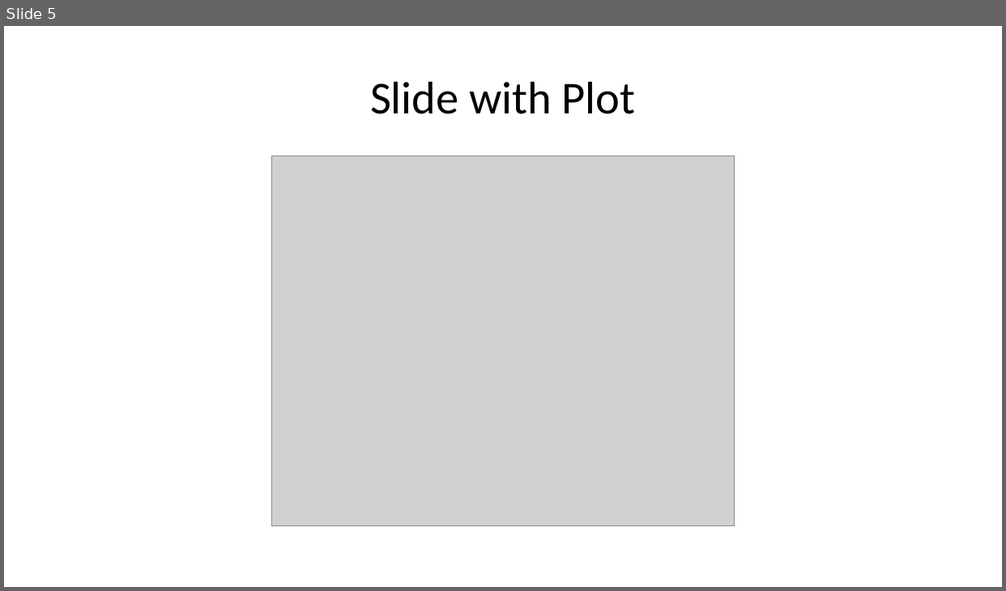
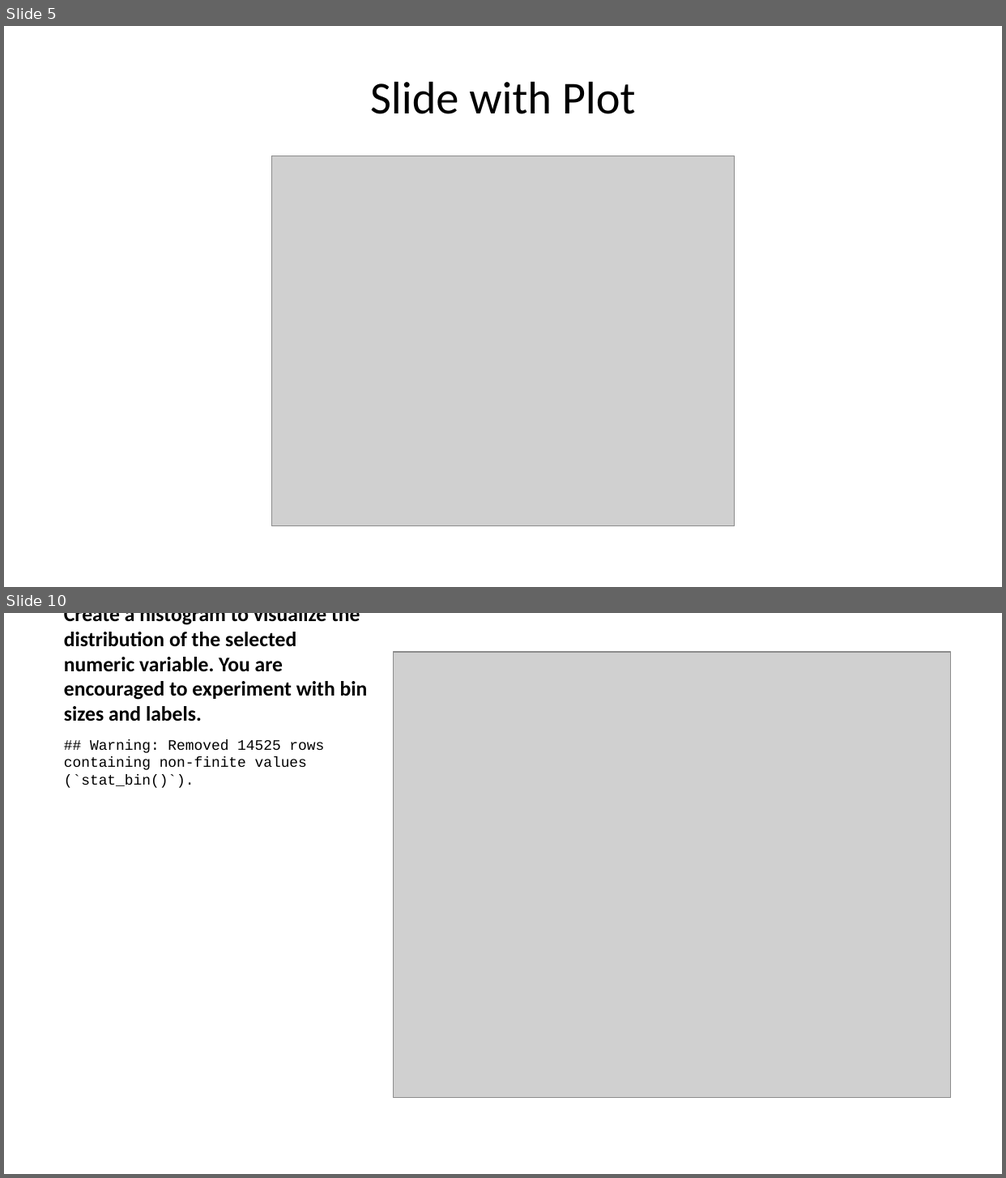
Before and after one commit to KevinDLopez/CECS450-Project1, a slide deck: Project_code.pptx. Shown one above the other, each under a label of ours: slide 5 before the commit, slides 5 and 10 after it; the slides between them are not shown. The pictures are 1006x591 and 1006x1178 pixels, drawn with LibreOffice and Linux fonts; fonts in the diff are those of the drawing; grey boxes stand for pictures. Boxes give left, top, right and bottom in pixels: in the first picture for what was removed or moved away, otherwise in the second. Text is boxed around its words. In the diff, an @@ line names an element or a change of style, - is before the commit and + after.

```diff
--- a/Project_code.pptx
+++ b/Project_code.pptx
@@ slide 10 added at [4, 613, 1002, 1174], background #FFFFFF @@
@@ title added at [64, 613, 368, 722], 15 pt, text #000000, bold @@
+Create a histogram to visualize the distribution of the selected numeric variable. You are encouraged to experiment with bin sizes and labels.
@@ picture added at [393, 652, 950, 1098] @@
@@ text added at [64, 739, 324, 788], 10.5 pt, text #000000 @@
+## Warning: Removed 14525 rows containing non-finite values (`stat_bin()`).
```
Also in this commit, not shown: 1 slide changed, 5 other slides added, 1 slide removed, 4 other files.
